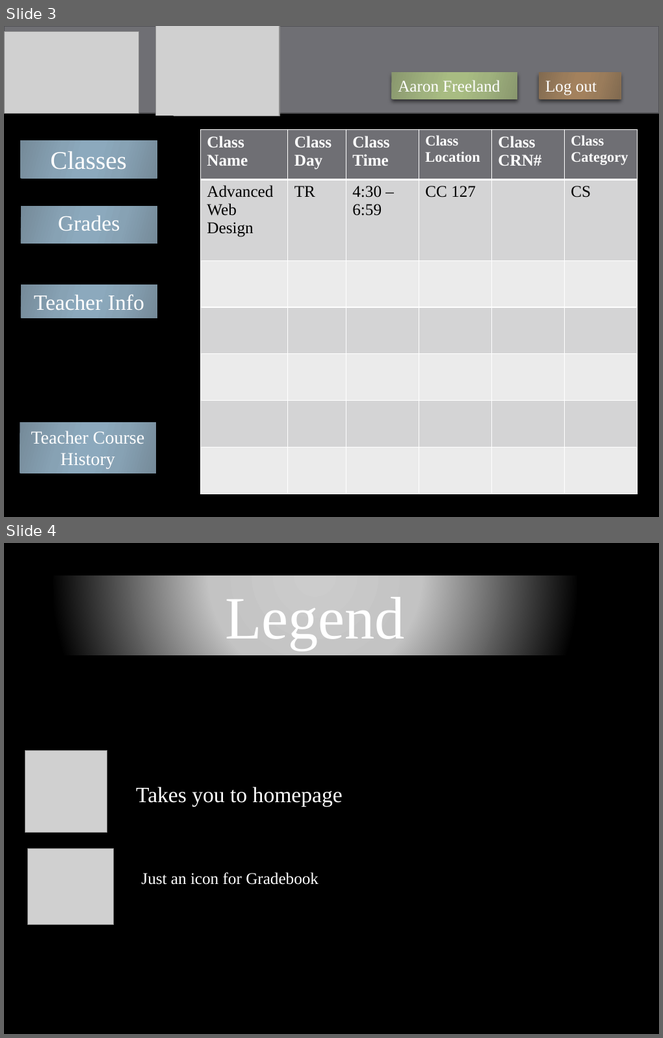
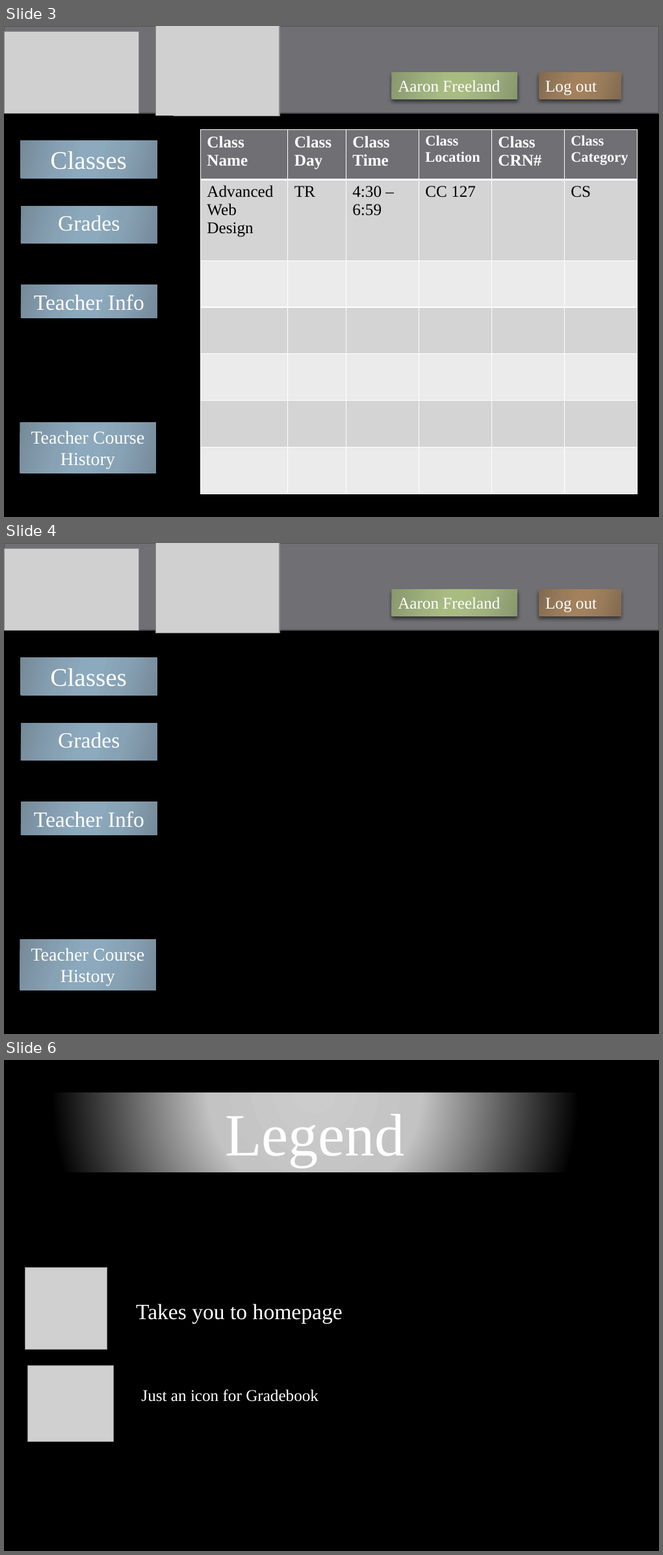
Before and after one commit to WVUP/Spring-2015, a slide deck: Assignments/Gradebook App PowerPont/Austin Brand/Javascript Gradebook Storyboard.pptx. Shown one above the other, each under a label of ours: slides 3 and 4 before the commit, slides 3, 4 and 6 after it; the slides between them are not shown. The pictures are 663x1038 and 663x1555 pixels, drawn with LibreOffice and Linux fonts; fonts in the diff are those of the drawing; grey boxes stand for pictures; background and template pictures are left out. Boxes give left, top, right and bottom in pixels: in the first picture for what was removed or moved away, otherwise in the second. Text is boxed around its words. In the diff, an @@ line names an element or a change of style, - is before the commit and + after.

Commit message:
Stuff

```diff
--- a/Assignments/Gradebook App PowerPont/Austin Brand/Javascript Gradebook Storyboard.pptx
+++ b/Assignments/Gradebook App PowerPont/Austin Brand/Javascript Gradebook Storyboard.pptx
@@ slide 4 added at [4,543,659,1034], background picture (left out) @@
@@ rectangle added at [4,543,659,630], fill #6F6F74, outline #525256 1.5 pt @@
@@ picture added at [4,548,139,630] @@
@@ picture added at [156,543,280,633] @@
@@ rectangle added at [392,590,518,616], fill gradient #89986E to #A1B37E to #A9BD83, 18 pt, text #FFFFFF @@
+Aaron Freeland
@@ rectangle added at [540,590,622,616], fill gradient #826A50 to #9A7C5B to #A4825D, 18 pt, text #FFFFFF @@
+Log out
@@ rectangle added at [4,633,173,1034], fill #000000 @@
@@ rectangle added at [20,657,157,695], fill gradient #768B99 to #88A2B4 to #8DAABE, 28 pt, text #FFFFFF @@
+Classes
@@ rectangle added at [21,723,157,761], fill gradient #768B99 to #88A2B4 to #8DAABE, 24 pt, text #FFFFFF @@
+Grades
@@ rectangle added at [21,802,157,835], fill gradient #768B99 to #88A2B4 to #8DAABE, 24 pt, text #FFFFFF @@
+Teacher Info
@@ rectangle added at [20,939,156,990], fill gradient #768B99 to #88A2B4 to #8DAABE, 20 pt, text #FFFFFF @@
+Teacher Course History
@@ what was slide 4 is now slide 6 @@
```
Also in this commit, not shown: 1 other slide added.
